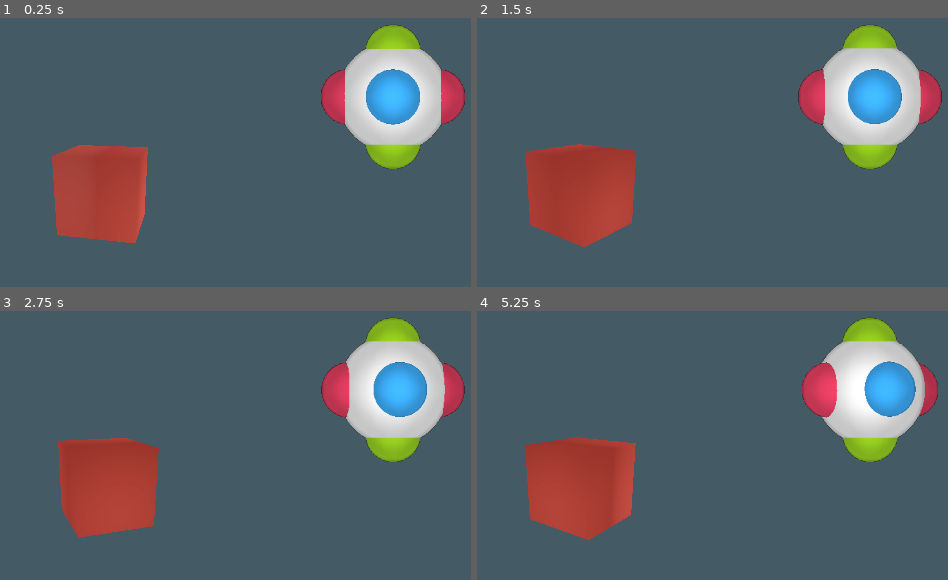
Above: before the commit, frames 1-4 (two rows, left to right).
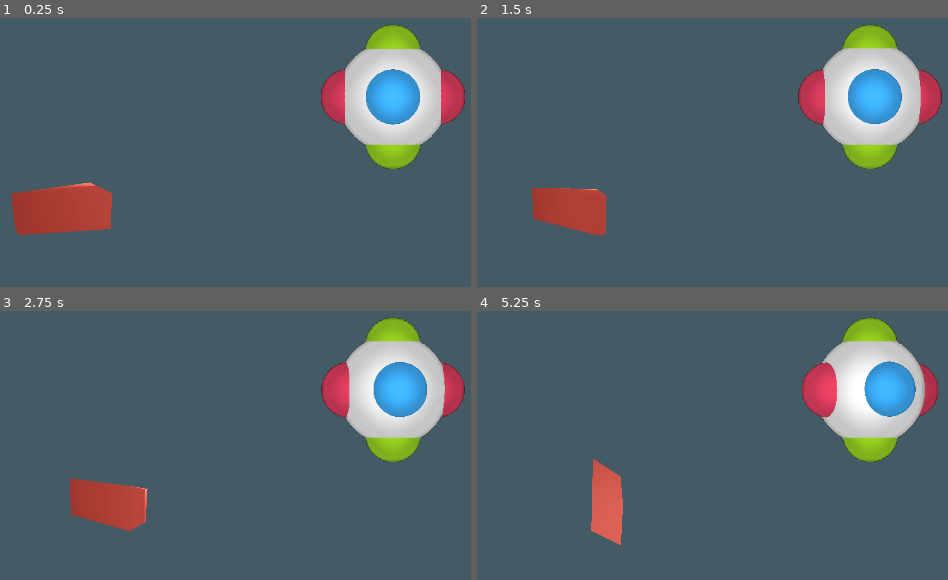
Above: after the commit, the same moments.

Repository: devdye/4DGame
Game: Godot game, scene res://Levels/test_world.tscn
The game is run twice, just before and just after one commit, with the same random seed, the same clock (stepped at 60 frames per second) and the same inputs.
Inputs (mouse positions are in pixels of both pictures, inside the frame that each line leads up to):
- Up to frame 1 (0.25 s): no input
- Up to frame 2 (1.5 s): move the mouse to (627, 208) at 0.52 s; hold Middle mouse button (4d_control) 0.53-1.28 s; hold W (forward) from 0.53 s (still down); tap Space (jump) at 0.77 s; move the mouse to (542, 211) at 1.27 s; tap Middle mouse button (4d_control) at 1.35 s
- Up to frame 3 (2.75 s): keep holding W (forward); tap Space (jump) at 1.52 s; move the mouse to (122, 496) at 2.02 s; hold Middle mouse button (4d_control) from 2.03 s (still down)
- Up to frame 4 (5.25 s): keep holding W (forward); move the mouse to (571, 510) at 2.77 s; release Middle mouse button (4d_control) at 2.78 s; tap Middle mouse button (4d_control) at 2.85, 4.35 s; tap Space (jump) at 3.02, 3.77, 4.52 s; move the mouse to (641, 510) at 3.52 s; hold Middle mouse button (4d_control) 3.53-4.28 s; move the mouse to (519, 499) at 4.27 s; move the mouse to (590, 504) at 5.02 s; hold Middle mouse button (4d_control) from 5.03 s (still down)

The runs differ from the first frame. In frame 1, 6.1% of the frame differs, in the area x 2-32%, y 47-84%; in frame 2, 5.1%; in frame 3, 4.5%; in frame 4, 7.6%, in the area x 10-34%, y 46-87%.

Commit message:
Reading 4D Mesh
4D Mesh is imported with txt. A 4D Mesh can be create with 4DMeshTool (available on my GitHub).
This tool is however not so performant for the moment.

Diff:
--- a/Entities/RotateCam/RotateCam.tscn
+++ b/Entities/RotateCam/RotateCam.tscn
@@ -8,7 +8,7 @@
 distance = 10.0
 
 [node name="Pivot" type="Node3D" parent="."]
-transform = Transform3D(0.137249, 0, -0.988226, 0, 0.999993, 0, 0.988219, 0, 0.137249, 0, 0, 0)
+transform = Transform3D(0.946728, 0, -0.314827, 0, 0.999993, 0, 0.314824, 0, 0.946735, 0, 0, 0)
 
 [node name="Camera" type="Camera3D" parent="Pivot"]
-transform = Transform3D(1.00001, 2.60694e-07, -7.12987e-07, 0, 0.94035, 0.343827, 7.58223e-07, -0.343827, 0.94035, 0, 3.4202, 9.39692)
+transform = Transform3D(1.00001, 4.19157e-07, -1.14637e-06, 0, 0.94035, 0.343828, 1.2191e-06, -0.343828, 0.94035, 0, 3.4202, 9.39693)
--- a/Levels/test_world.tscn
+++ b/Levels/test_world.tscn
@@ -1,4 +1,4 @@
-[gd_scene load_steps=11 format=4 uid="uid://ow6qujwsy0is"]
+[gd_scene load_steps=11 format=3 uid="uid://ow6qujwsy0is"]
 
 [ext_resource type="Script" uid="uid://bpw7lxc6jfhah" path="res://Levels/Scripts/world4d.gd" id="1_1ot53"]
 [ext_resource type="PackedScene" uid="uid://c4o6df7wispq8" path="res://Entities/RotateCam/RotateCam.tscn" id="2_1ot53"]
@@ -24,16 +24,6 @@
 albedo_color = Color(0.988235, 0.384314, 0.333333, 1)
 
 [sub_resource type="ArrayMesh" id="ArrayMesh_1ot53"]
-_surfaces = [{
-"aabb": AABB(0, 0, 0, 10, 10, 10),
-"format": 34359742465,
-"index_count": 36,
-"index_data": PackedByteArray("AAABAAIAAwACAAEABAAFAAYABwAGAAUAAAACAAQABQAEAAIAAQAGAAMABwADAAYAAAAEAAEABgABAAQAAgADAAUABwAFAAMA"),
-"primitive": 3,
-"uv_scale": Vector4(0, 0, 0, 0),
-"vertex_count": 8,
-"vertex_data": PackedByteArray("AAAAAAAAAAAAAAAAAAAAAAAAIEEAAAAAAAAAAAAAAAAAACBBAAAAAAAAIEEAACBBAAAgQQAAAAAAAAAAAAAgQQAAAAAAACBBAAAgQQAAIEEAAAAAAAAgQQAAIEEAACBB")
-}]
 
 [node name="TestWorld" type="Node3D"]
 script = ExtResource("1_1ot53")
@@ -64,7 +54,10 @@
 material_override = SubResource("StandardMaterial3D_1ot53")
 mesh = SubResource("ArrayMesh_1ot53")
 world = NodePath("..")
+mesh_file = "res://Ressources/Models/hypercube.txt"
 scale_4d = Vector4(10, 10, 10, 100)
+rotation_3d_planes = Vector3(0, 0, 13.92)
+rotation_4d_planes = Vector3(62.13, 4.09, 3.445)
 
 [node name="FreeCam" parent="." instance=ExtResource("3_1r5jd")]
 transform = Transform3D(1, 0, 0, 0, 1, 0, 0, 0, 1, 0, 0.705025, 4.8791)
--- a/Math/basis4.gd
+++ b/Math/basis4.gd
@@ -168,3 +168,7 @@
 # Convert this Basis4 into a 2D Array of Vector4 columns
 func to_array() -> Array:
 	return [i, j, k, l]
+
+# Convert this Basis4 into a String
+func _to_string() -> String:
+	return "Basis4([" + ", ".join([str(i), str(j), str(k), str(l)]) + "])"
--- /dev/null
+++ b/Objects/4D/Scripts/4dread.tscn
@@ -0,0 +1,105 @@
+[gd_scene load_steps=2 format=3 uid="uid://cft0s5fsujlr3"]
+
+[sub_resource type="GDScript" id="GDScript_ltjyh"]
+script/source = "# This script reads a 4D tetrahedral mesh from a text file and extracts each tetrahedron
+# into a Basis4 instance, with each vertex stored as a Vector4 (x, y, z, w).
+# Optimized for speed by reading the entire file at once and minimizing string operations.
+
+extends Node
+
+@export_file(\"*.txt\") var input_file: String = \"res://tetrahedrons_4d.txt\"
+
+# Read tetrahedrons from a text file and extract as Basis4 instances.
+func read_tetrahedrons_4d(input_file: String) -> Array:
+	var tetrahedrons = []
+	var current_vertices = []
+
+	# Open and read the entire file at once for speed
+	var file := FileAccess.open(input_file, FileAccess.READ)
+	if not file:
+		return []  # Return empty array if file cannot be opened
+	var content = file.get_as_text()
+	file.close()
+
+	# Split content into lines
+	var lines = content.split(\"\\n\")
+	var line_index = 0
+	var total_lines = lines.size()
+
+	while line_index < total_lines:
+		var line = lines[line_index].strip_edges()
+		line_index += 1
+
+		# Skip empty lines and process completed tetrahedrons
+		if line == \"\":
+			if current_vertices.size() == 4:
+				var tetra = Basis4.new(
+					current_vertices[0],
+					current_vertices[1],
+					current_vertices[2],
+					current_vertices[3]
+				)
+				tetrahedrons.append(tetra)
+				current_vertices = []
+			elif current_vertices.size() > 0:
+				return []  # Return empty array if tetrahedron is invalid
+			continue
+
+		# Check for section header (e.g., \"1:\")
+		if line.ends_with(\":\"):
+			var section_str = line.trim_suffix(\":\")
+			if section_str.is_valid_int():
+				current_vertices = []
+			else:
+				return []  # Return empty array if section header is invalid
+			continue
+
+		# Parse coordinates
+		var coords = line.split(\" \", false)
+		if coords.size() == 4:
+			var coord_floats = []
+			for coord in coords:
+				if coord.is_valid_float():
+					coord_floats.append(float(coord))
+				else:
+					return []  # Return empty array if coordinate is invalid
+			var vertex = Vector4(
+				coord_floats[0],
+				coord_floats[1],
+				coord_floats[2],
+				coord_floats[3]
+			)
+			current_vertices.append(vertex)
+		else:
+			return []  # Return empty array if wrong number of coordinates
+
+	# Handle the last tetrahedron
+	if current_vertices.size() == 4:
+		var tetra = Basis4.new(
+			current_vertices[0],
+			current_vertices[1],
+			current_vertices[2],
+			current_vertices[3]
+		)
+		tetrahedrons.append(tetra)
+	elif current_vertices.size() > 0:
+		return []  # Return empty array if last tetrahedron is invalid
+
+	return tetrahedrons
+
+func _ready():
+	# Read tetrahedrons when the node is ready
+	var tetrahedrons = read_tetrahedrons_4d(input_file)
+	# Example usage: Access tetrahedrons if needed
+	if tetrahedrons.size() > 0:
+		var first_tetra = tetrahedrons[0]
+		# Use first_tetra.v0, first_tetra.v1, etc., as needed
+		pass
+
+	print(tetrahedrons[0])
+	print(tetrahedrons[1])
+"
+
+[node name="4Dread" type="Node3D"]
+script = SubResource("GDScript_ltjyh")
+input_file = "res://Objects/4D/Scripts/tetrahedrons_4d.txt"
--- a/Objects/4D/Scripts/mesh4d.gd
+++ b/Objects/4D/Scripts/mesh4d.gd
@@ -15,7 +15,8 @@
 # Reference to the 4D world object holding the current 3D subspace
 @export var world: World4D
 
-# Reference to the 3D Mesh
+# Reference to the 4D Mesh
+@export_file("*.txt") var mesh_file: String
 
 # Position in the 4D World
 @export var position_4d := Vector4.ZERO
@@ -31,13 +32,15 @@
 var intersect =  Intersect4D.new()
 
 # MODEL
-var tetrahedrons = [
-	Basis4.new(
+var tetrahedrons = []
+
+
+"""
+Basis4.new(
 		Vector4(0, 0, 0, 0),
 		Vector4(0, 1, 0, 0),
 		Vector4(0, 0, 1, 0),
-		Vector4(0, 0, 0, 1),
-	),
+		Vector4(0, 0, 0, 1),),
 	Basis4.new(
 		Vector4(0, 1, 1, 1),
 		Vector4(0, 1, 0, 0),
@@ -271,13 +274,95 @@
 		Vector4(0, 1, 0, 1),
 		Vector4(0, 0, 1, 1),
 		Vector4(1, 1, 1, 1),
-	),
-]
+	),"""
+
+# ------------------- #
+#     MESH READER     #
+# ------------------- #
+
+# Read tetrahedrons from a text file and extract as Basis4 instances.
+func read_tetrahedrons_4d(input_file: String) -> Array:
+	var tetrahedrons = []
+	var current_vertices = []
+
+	# Open and read the entire file at once for speed
+	var file := FileAccess.open(input_file, FileAccess.READ)
+	if not file:
+		return []  # Return empty array if file cannot be opened
+	var content = file.get_as_text()
+	file.close()
+
+	# Split content into lines
+	var lines = content.split("\n")
+	var line_index = 0
+	var total_lines = lines.size()
+
+	while line_index < total_lines:
+		var line = lines[line_index].strip_edges()
+		line_index += 1
+
+		# Skip empty lines and process completed tetrahedrons
+		if line == "":
+			if current_vertices.size() == 4:
+				var tetra = Basis4.new(
+					current_vertices[0],
+					current_vertices[1],
+					current_vertices[2],
+					current_vertices[3]
+				)
+				tetrahedrons.append(tetra)
+				current_vertices = []
+			elif current_vertices.size() > 0:
+				return []  # Return empty array if tetrahedron is invalid
+			continue
+
+		# Check for section header (e.g., "1:")
+		if line.ends_with(":"):
+			var section_str = line.trim_suffix(":")
+			if section_str.is_valid_int():
+				current_vertices = []
+			else:
+				return []  # Return empty array if section header is invalid
+			continue
+
+		# Parse coordinates
+		var coords = line.split(" ", false)
+		if coords.size() == 4:
+			var coord_floats = []
+			for coord in coords:
+				if coord.is_valid_float():
+					coord_floats.append(float(coord))
+				else:
+					return []  # Return empty array if coordinate is invalid
+			var vertex = Vector4(
+				coord_floats[0],
+				coord_floats[1],
+				coord_floats[2],
+				coord_floats[3]
+			)
+			current_vertices.append(vertex)
+		else:
+			return []  # Return empty array if wrong number of coordinates
+
+	# Handle the last tetrahedron
+	if current_vertices.size() == 4:
+		var tetra = Basis4.new(
+			current_vertices[0],
+			current_vertices[1],
+			current_vertices[2],
+			current_vertices[3]
+		)
+		tetrahedrons.append(tetra)
+	elif current_vertices.size() > 0:
+		return []
+
+	return tetrahedrons
 
 
 # ---------------------- #
 #     TRANSFORMATIONS    #
 # ---------------------- #
+
 
 # Applies a 4D translation to all tetrahedra by the specified offset
 func translate_mesh(translation: Vector4) -> void:
@@ -673,6 +758,9 @@
 # Called when node is added to scene, sets up mesh updates
 func _ready():
 	assert(world, "World is missing.")
+	assert(mesh_file, "Mesh File is missing.")
+
+	tetrahedrons = read_tetrahedrons_4d(mesh_file)
 
 	# Apply Transformations
 	if scale_4d != Vector4.ONE: scale_mesh(scale_4d)
--- a/Objects/4D/mesh4d.tscn
+++ b/Objects/4D/mesh4d.tscn
@@ -8,3 +8,4 @@
 [node name="MeshInstance4D" type="MeshInstance3D"]
 material_override = SubResource("StandardMaterial3D_ia0h7")
 script = ExtResource("1_g1j0d")
+mesh_file = null
Not shown, added: Ressources/Models/hypercube.txt
Not shown, added: Objects/4D/.DS_Store
Not shown, added: Objects/4D/Scripts/.DS_Store
